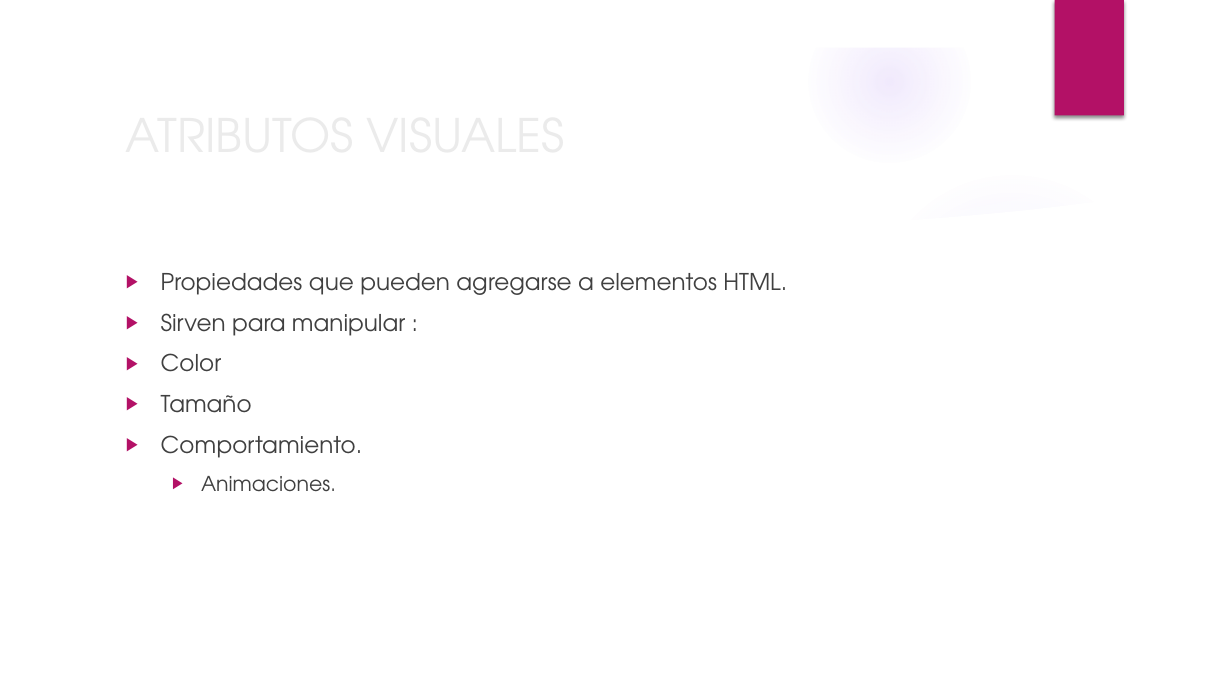
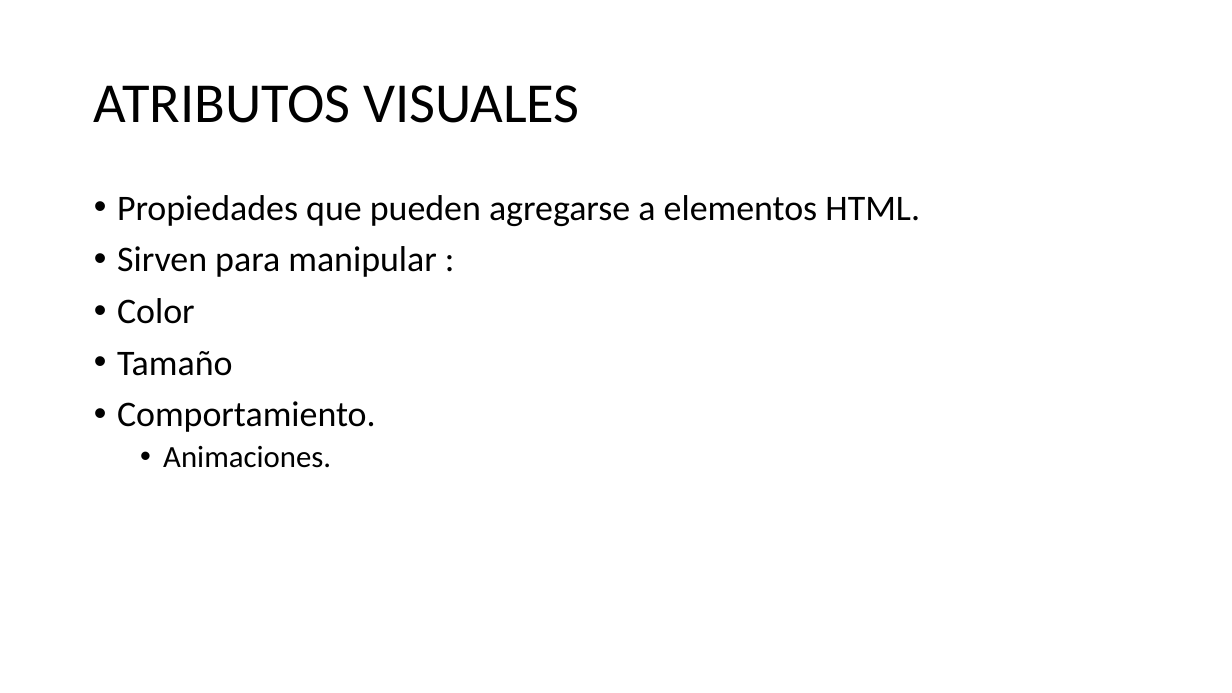
Before and after one commit to stealth14/Web-Transicion-Gradiente, a slide deck: slide 2 of diapositivas teoría JS.pptx. Drawn at 1232x693 pixels with LibreOffice and Linux fonts; fonts in the diff are those of the drawing; background and template pictures are left out. Boxes give left, top, right and bottom in pixels: in the first picture for what was removed or moved away, otherwise in the second. Text is boxed around its words. In the diff, an @@ line names an element or a change of style, - is before the commit and + after.

```diff
--- a/diapositivas teoría JS.pptx
+++ b/diapositivas teoría JS.pptx
@@ group removed at box(0, 0, 1232, 693): 4 ellipses, 3 freeform shapes @@
@@ rectangle removed at box(1055, 0, 1124, 116) @@
@@ title "ATRIBUTOS VISUALES": place and size @@
-title "ATRIBUTOS VISUALES" at box(116, 98, 1002, 169)
+title "ATRIBUTOS VISUALES" at box(94, 85, 579, 123)
@@ title "ATRIBUTOS VISUALES" at box(94, 85, 579, 123): size 36 to 44 pt, font TeX Gyre Adventor to Calibri, text colour #EBEBEB to #000000; line spacing 1 to 0.9 @@
@@ text "Propiedades que pueden agregarse a ...": place and size @@
-text "Propiedades que pueden agregarse a ..." at box(161, 273, 787, 492)
+text "Propiedades que pueden agregarse a ..." at box(117, 195, 920, 468)
@@ text "Propiedades que pueden agregarse a ..." at box(117, 195, 920, 468): size 18 to 28 pt in "Propiedades que pueden agregarse a elementos HTML.", "Sirven para manipular :", "Color", "Tamaño" and 1 more places; font TeX Gyre Adventor to Calibri, text colour #404040 to #000000; size 16 to 24 pt in "Animaciones."; bullet ▶ to •; line spacing 1 to 0.9; less space between paragraphs @@
```
Also in this commit, not shown: 10 other slides changed, 5 other files.
